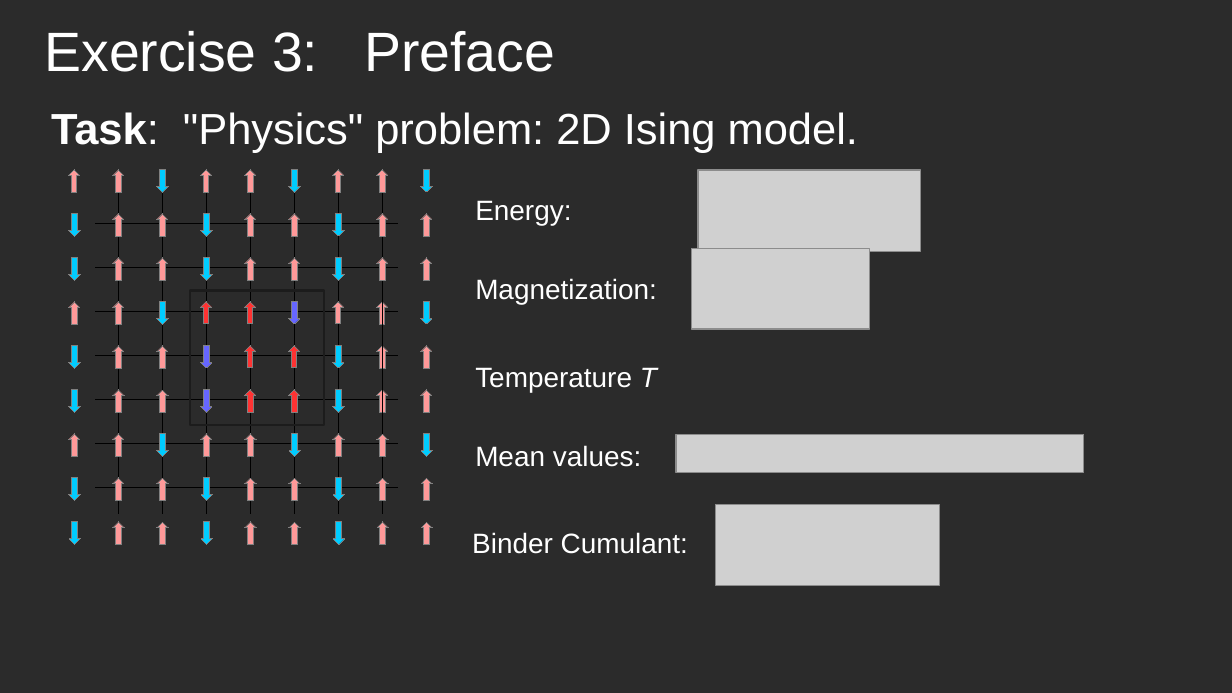
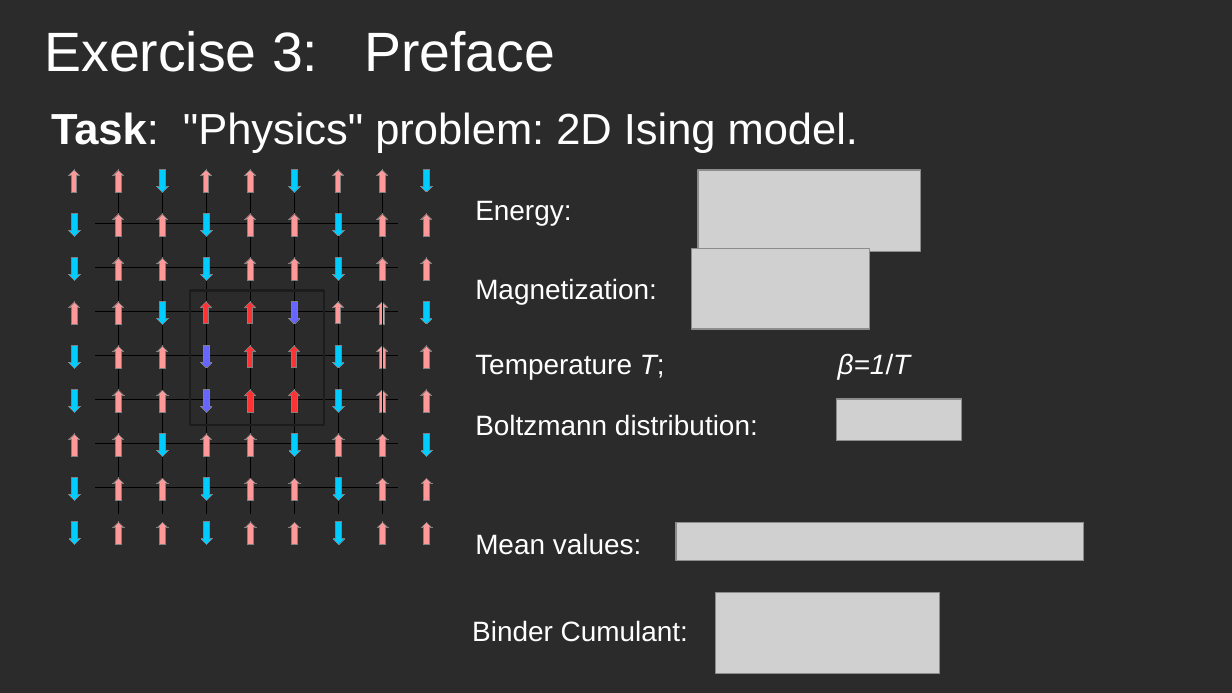
Before and after one commit to ALPSCore/Tutorial2, a slide deck: slide 16 of talk/overview.odp. Drawn at 1232x693 pixels with LibreOffice and Linux fonts; fonts in the diff are those of the drawing; grey boxes stand for pictures; background and template pictures are left out; a plain dark background stands for a picture behind light text. Boxes give left, top, right and bottom in pixels: in the first picture for what was removed or moved away, otherwise in the second. Text is boxed around its words. In the diff, an @@ line names an element or a change of style, - is before the commit and + after.

```diff
--- a/talk/overview.odp
+++ b/talk/overview.odp
@@ text at (475, 354, 665, 379): text changed @@
-Temperature T
+Temperature T;
@@ text added at (838, 353, 911, 379), 18 pt, text #FFFFFF, italic @@
+β=1/T
@@ text added at (475, 414, 758, 436), 18 pt, text #FFFFFF @@
+Boltzmann distribution:
@@ picture: place and size @@
-picture at (676, 434, 1084, 472)
+picture at (836, 399, 961, 440)
@@ text "Mean values:": place and size @@
-text "Mean values:" at (475, 445, 642, 467)
+text "Mean values:" at (475, 533, 642, 555)
@@ picture: place and size @@
-picture at (715, 504, 939, 585)
+picture at (676, 522, 1084, 560)
@@ picture added at (715, 593, 939, 673) @@
@@ text "Binder Cumulant:": place and size @@
-text "Binder Cumulant:" at (472, 532, 688, 554)
+text "Binder Cumulant:" at (472, 620, 688, 642)
```
Also in this commit, not shown: 10 other slides changed, 1 slide added, 1 other file.
